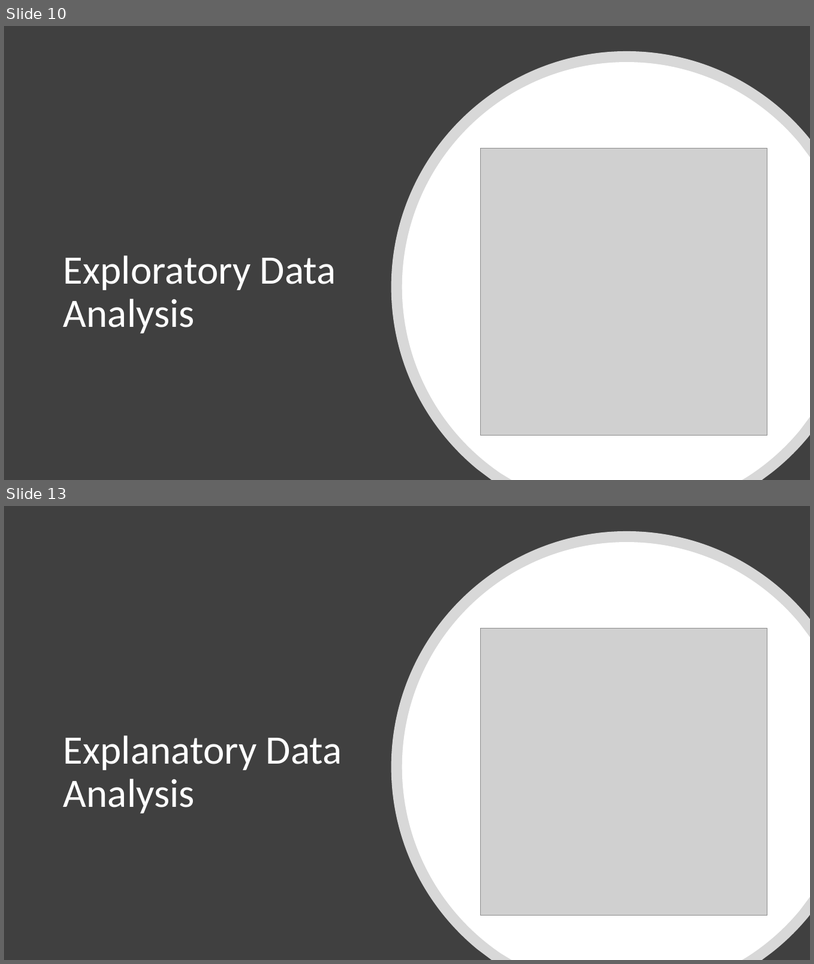
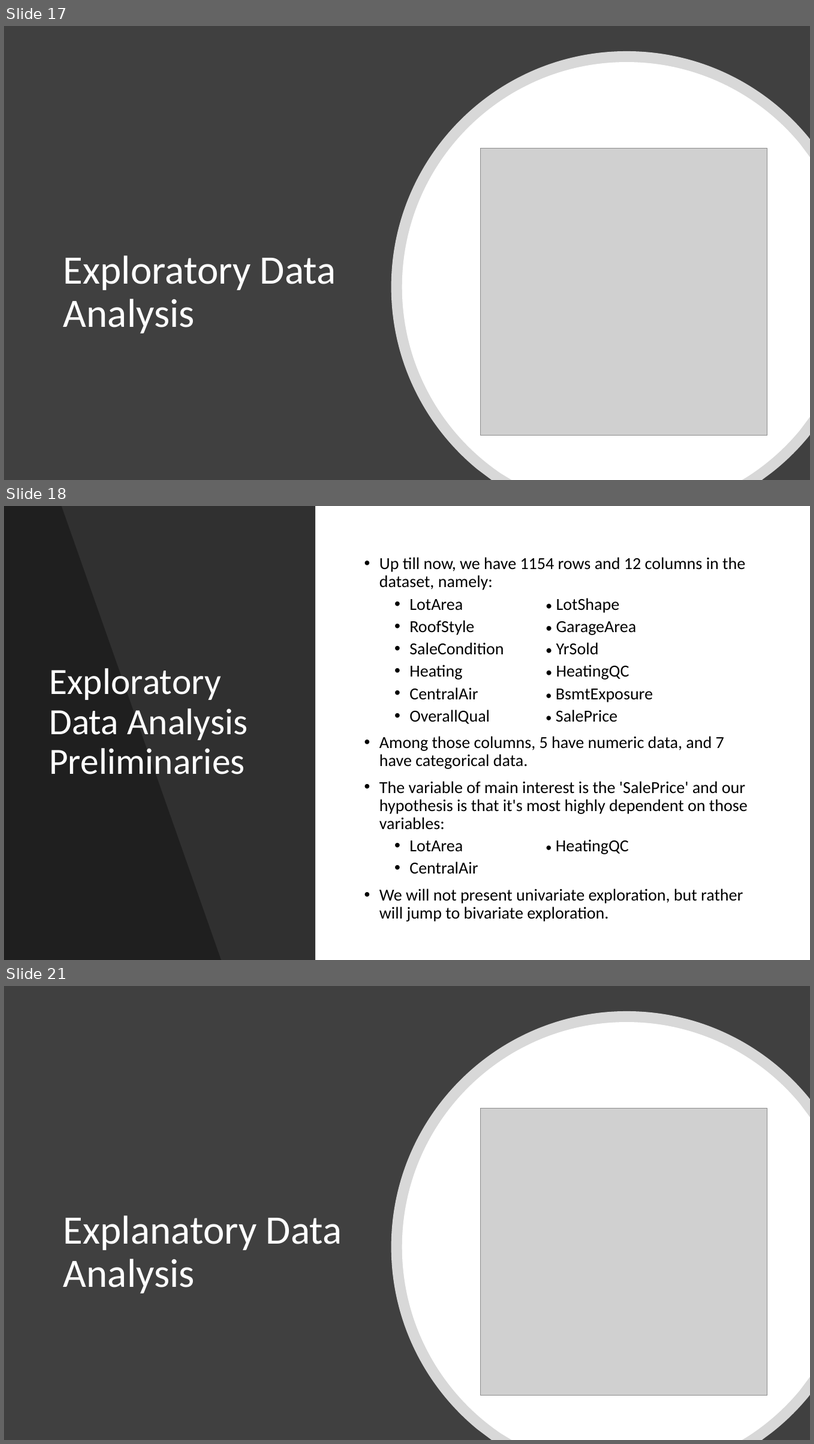
Before and after one commit to Moaaz-Mahmoud/Third-Year-Electrical-Testing-3A, a slide deck: projects-for-the-practical-exam/house-pricing/presentation.pptx. Shown one above the other, each under a label of ours: slides 10 and 13 before the commit, slides 17, 18 and 21 after it; the slides between them are not shown. The pictures are 814x964 and 814x1444 pixels, drawn with LibreOffice and Linux fonts; fonts in the diff are those of the drawing; grey boxes stand for pictures. Boxes give left, top, right and bottom in pixels: in the first picture for what was removed or moved away, otherwise in the second. Text is boxed around its words. In the diff, an @@ line names an element or a change of style, - is before the commit and + after.

```diff
--- a/projects-for-the-practical-exam/house-pricing/presentation.pptx
+++ b/projects-for-the-practical-exam/house-pricing/presentation.pptx
@@ slide 18 added at box(4, 506, 810, 960), background #FFFFFF @@
@@ rectangle added at box(4, 506, 315, 960), fill #000000 at 81% opacity @@
@@ freeform shape added at box(4, 506, 221, 960), fill #000000 at 35% opacity @@
@@ text added at box(380, 557, 748, 921), 20 pt, text #000000 @@
+• Up till now, we have 1154 rows and 12 columns in the dataset, namely:
+  • LotArea • LotShape
+  • RoofStyle • GarageArea
+  • SaleCondition • YrSold
+  • Heating • HeatingQC
+  • CentralAir • BsmtExposure
+  • OverallQual • SalePrice
+• Among those columns, 5 have numeric data, and 7 have categorical data.
+• The variable of main interest is the 'SalePrice' and our hypothesis is that it's most highly dependent on those variables:
+  • LotArea • HeatingQC
+  • CentralAir
+• We will not present univariate exploration, but rather will jump to bivariate exploration.
@@ title added at box(49, 668, 248, 774), 44 pt, text #FFFFFF @@
+Exploratory Data Analysis
+Preliminaries
@@ what was slide 10 is now slide 17 @@
@@ what was slide 13 is now slide 21 @@
```
Also in this commit, not shown: 6 slides changed, 9 other slides added, 2 slides removed, 32 other files.
